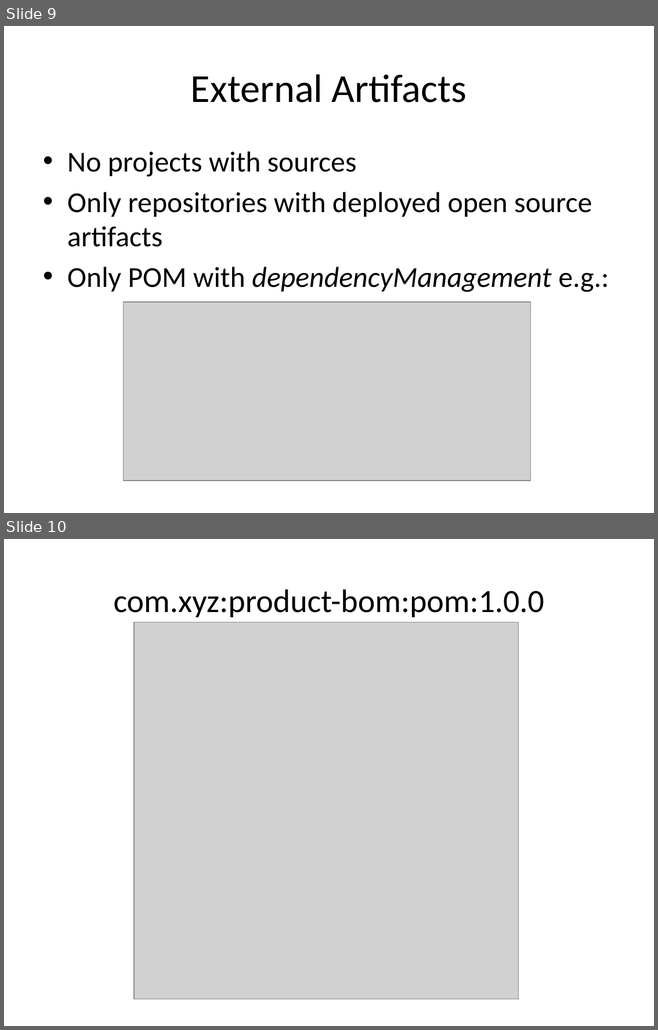
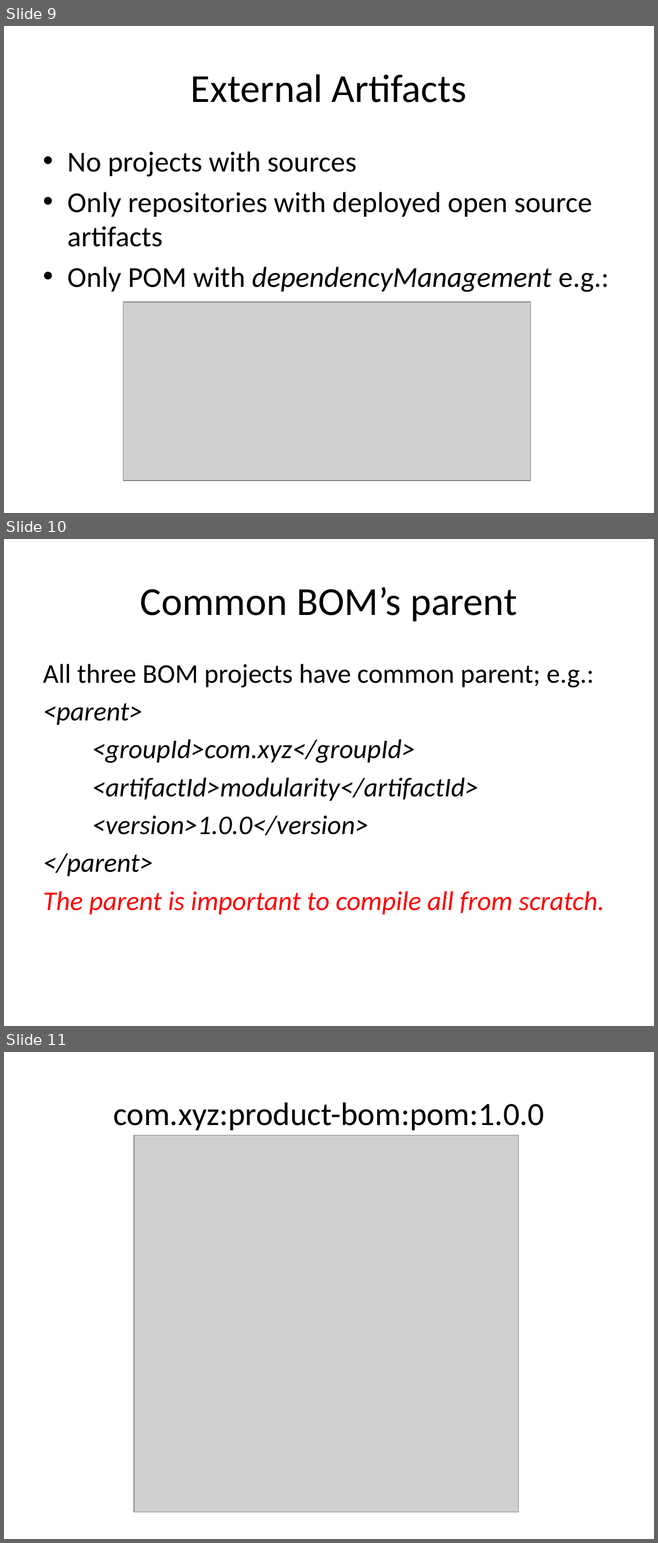
Before and after one commit to jonasalfthan/maven, a slide deck: architecture/modularity/modularity.pptx. Shown one above the other, each under a label of ours: slides 9 and 10 before the commit, slides 9, 10 and 11 after it. The pictures are 658x1030 and 658x1543 pixels, drawn with LibreOffice and Linux fonts; fonts in the diff are those of the drawing; grey boxes stand for pictures. Boxes give left, top, right and bottom in pixels: in the first picture for what was removed or moved away, otherwise in the second. Text is boxed around its words. In the diff, an @@ line names an element or a change of style, - is before the commit and + after.

```diff
--- a/architecture/modularity/modularity.pptx
+++ b/architecture/modularity/modularity.pptx
@@ slide 10 added at bbox=[4, 539, 654, 1026], background #FFFFFF @@
@@ title added at bbox=[140, 587, 517, 621], 44 pt, text #000000 @@
+Common BOM’s parent
@@ text added at bbox=[43, 664, 604, 915], 30 pt, text #000000, italic @@
+All three BOM projects have common parent; e.g.:
+<parent>
+<groupId>com.xyz</groupId>
+<artifactId>modularity</artifactId>
+<version>1.0.0</version>
+</parent>
+The parent is important to compile all from scratch.
@@ what was slide 10 is now slide 11 @@
```
Also in this commit, not shown: 3 slides changed, 5 other slides added, 19 other files.
